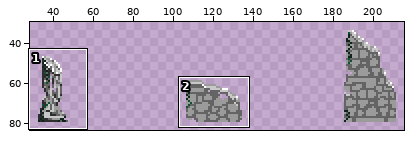
Edited in one commit: sprite sheet (Assets/Cenário/Ruins.png). Above: a wide view before the commit, with the close-up outlined.
Close-up. The starting point:
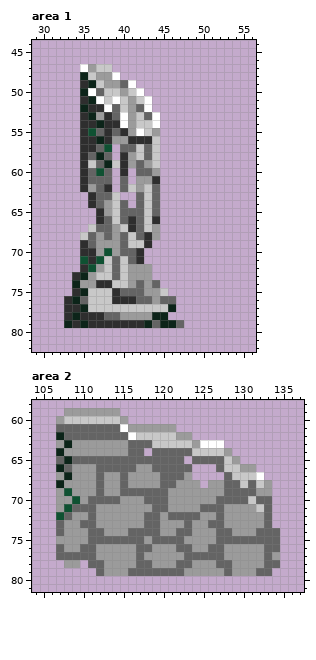
The file is 240x100 pixels. Shown: area 1: x 29..56, y 44..82; area 2: x 104..137, y 58..81. The wide view leaves out empty margins.
And afterwards:
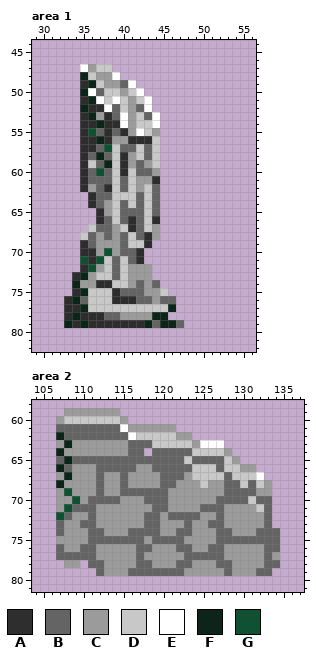
Palette (. is transparent): A #2e2e2e  B #646464  C #9b9b9b  D #c8c8c8  E #ffffff  F #0c2419  G #0f5132
Diff:
Area 1:
y 57..58: x 39 . -> D
y 60..61: x 39 . -> D; x 41 . -> D
y 62: x 39 . -> D
y 63: x 40..41 .. -> DD
y 64: x 41 . -> D
Area 2:
y 65: x 123 . -> D
y 66: x 124..126 ... -> DDD
y 67: x 124..127 .... -> DDDD
y 68: x 125 . -> D
Changed places in both close-ups, as pixel boxes (x1, y1, x2, y2):
added: (112, 144, 136, 208)
added: (184, 456, 224, 488)
